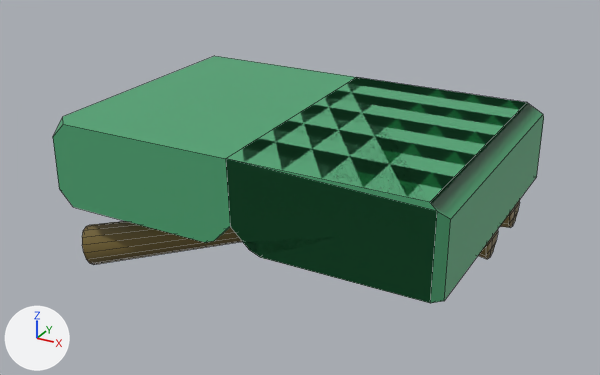
The FBX model GD_LongProject/Assets/3D_Assets/BuildingBlocks/Thoriso's Assets/Branches and Leaves.fbx, before and after one commit.
Before and after are seen from a 50 mm lens placed at (5.37, -10.06, 4.9), pointed at (0.43, -1.07, 0.4). The lights are fixed; the arrows at lower left show +X, +Y and +Z. Mesh edges are drawn as thin lines. Where no turn or scale is listed for an object, it has been applied to the vertices.

Objects in the first picture: 'Branch', 'Branch.001', 'Grass'.
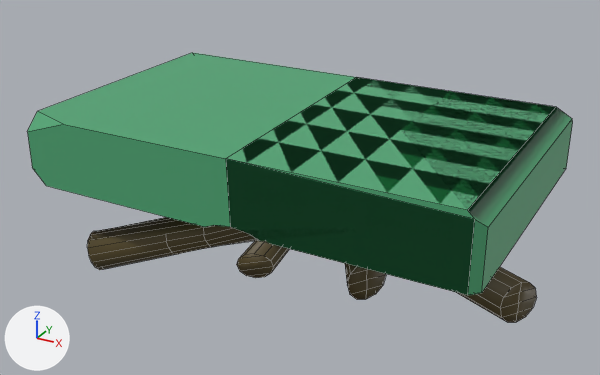
Diff of the bpy script that builds the scene:
```diff
--- a/GD_LongProject/Assets/3D_Assets/BuildingBlocks/Thoriso's Assets/Branches and Leaves.fbx.py
+++ b/GD_LongProject/Assets/3D_Assets/BuildingBlocks/Thoriso's Assets/Branches and Leaves.fbx.py
@@ mat_material @@
 mat_material = principled_material('Material')
-mat_material.base_color = (0.198, 0.141, 0.0396)  # dark yellow #7b6938
+mat_material.base_color = (0.0927, 0.0673, 0.0204)  # brown #564927
@@ me_cube_002 @@
-me_cube_002.from_pydata(...)  # 50 vertices, 36 faces; spans x -2.11..3.09, y -2.92..0.98, z -0.98..0.15
+me_cube_002.from_pydata(...)  # 50 vertices, 36 faces; spans x -2.55..3.47, y -2.92..0.98, z -0.77..0.15
+# me_cube_002 part 1: 41 of 50 vertices moved; they spanned x -2.11..3.09, y -2.92..0.98, z -0.98..0.15 and now span x -2.55..3.47, y -2.92..0.98, z -0.77..0.15; mean shift (-0.06, 0.0, 0.13); largest move (-1.77, -2.57, -0.98) -> (-2.37, -2.57, -0.77)
 me_cube_002.materials.append(mat_material_001)
@@ me_cube_001 @@
 # used by ob_branch_001; location = (-0.236, -1.946, 0.029); rotation_euler = (-0.0787, -0.211, 0.36), in degrees (-4.5, -12, 21); scale = (0.98, 0.98, 0.98)
-me_cube_001.from_pydata(...)  # 101 vertices, 94 faces; spans x -1.95..3.0, y -0.8..0.8, z -0.29..0.27
+me_cube_001.from_pydata(...)  # 232 vertices, 220 faces; spans x -1.95..3.72, y -1.65..2.39, z -0.48..0.98
+# me_cube_001 part 3: 22 vertices moved from x 1.95..3.0, y 0.27..0.8, z -0.28..0.26 to x 2.0..3.72, y 0.02..0.56, z -0.48..0.2; 131 vertices added at x -1.81..2.56, y -1.65..2.39, z -0.47..0.98
 me_cube_001.materials.append(mat_material)
@@ me_cube @@
 # used by ob_branch; location = (0.0, 0.0, 0.0); scale = (0.98, 0.98, 0.98)
-me_cube.from_pydata(...)  # 101 vertices, 94 faces; spans x -1.95..3.0, y -0.8..0.8, z -0.29..0.27
+me_cube.from_pydata(...)  # 174 vertices, 162 faces; spans x -1.95..4.04, y -1.42..0.95, z -0.83..0.27
+# me_cube part 2
+# 18 faces are deleted
+# 5 vertices in x 3.0, y 0.3..0.53, z -0.24..0.13 move by (1.04, 0.15, -0.1)
+# 5 vertices in x 3.0, y 0.4..0.8, z -0.28..0.26 move by (1.04, 0.15, -0.09)
+# 5 vertices in x 3.0, y -0.76..-0.53, z -0.14..0.26 move by (-0.06, -0.19, -0.01)
+# 4 vertices in x 3.0, y -0.67..-0.3, z -0.24..0.13 move by (-0.06, -0.18, -0.01)
+# 3 vertices in x 3.0, y 0.67..0.77, z -0.24..0.13 move by (1.04, 0.14, -0.1)
+# 3 vertices in x 3.0, y -0.8..-0.4, z -0.01..0.22 move by (-0.06, -0.18, 0.0)
+# 5 vertices move from x 3.0, y -0.53..0.67, z -0.28..0.22 to x 2.94..4.04, y -0.72..0.81, z -0.28..0.13
+# 60 vertices are added at x -1.57..0.84, y -1.42..0.75, z -0.79..0.22
+# 7 new vertices lie (0.48, 1.21, 0.24) away from vertices in x -1.57..-1.36, y -1.42, z -0.4..-0.09
+# 6 new vertices lie (0.02, 0.5, -0.59) away from vertices in x 0.46..0.71, y 0.03..0.29, z -0.24..-0.01
+# 86 new faces join them
 me_cube.materials.append(mat_material)
@@ ob_branch_001 @@
 ob_branch_001.location = (-0.236, -1.946, 0.029)
-ob_branch_001.rotation_euler = (-0.0787, -0.211, 0.36)  # degrees (-4.5, -12, 21)
+ob_branch_001.rotation_euler = (0.164, -0.292, 0.3)  # degrees (9.4, -17, 17)
 ob_branch_001.scale = (0.98, 0.98, 0.98)
@@ ob_branch @@
 ob_branch.location = (0.0, 0.0, 0.0)
+ob_branch.rotation_euler = (0.0, 0.0, -0.612)  # degrees (0, 0, -35)
 ob_branch.scale = (0.98, 0.98, 0.98)
```

Boxes (x1, y1, x2, y2) around the edits, measured in the pictures (600 x 375 px):
'Grass', reshaped (11% wider): before (53, 56, 544, 303); after (27, 53, 573, 295)
'Branch.001', recoloured, reshaped, turned: before (82, 221, 242, 265); after (87, 217, 289, 278)
'Branch', recoloured, reshaped, turned: before (478, 200, 520, 259); after (345, 264, 537, 322)
part 3 of me_cube_001, built on: before (88, 221, 127, 226); after (87, 217, 289, 278)
